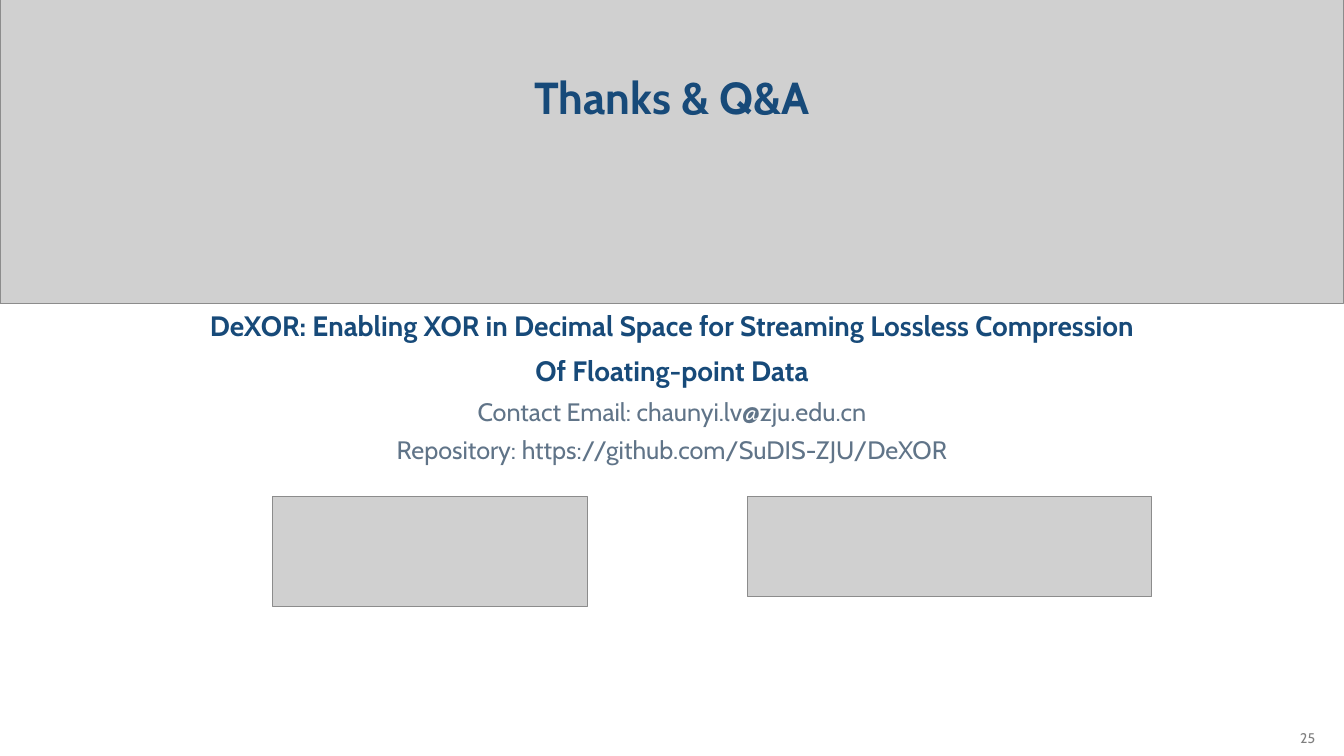
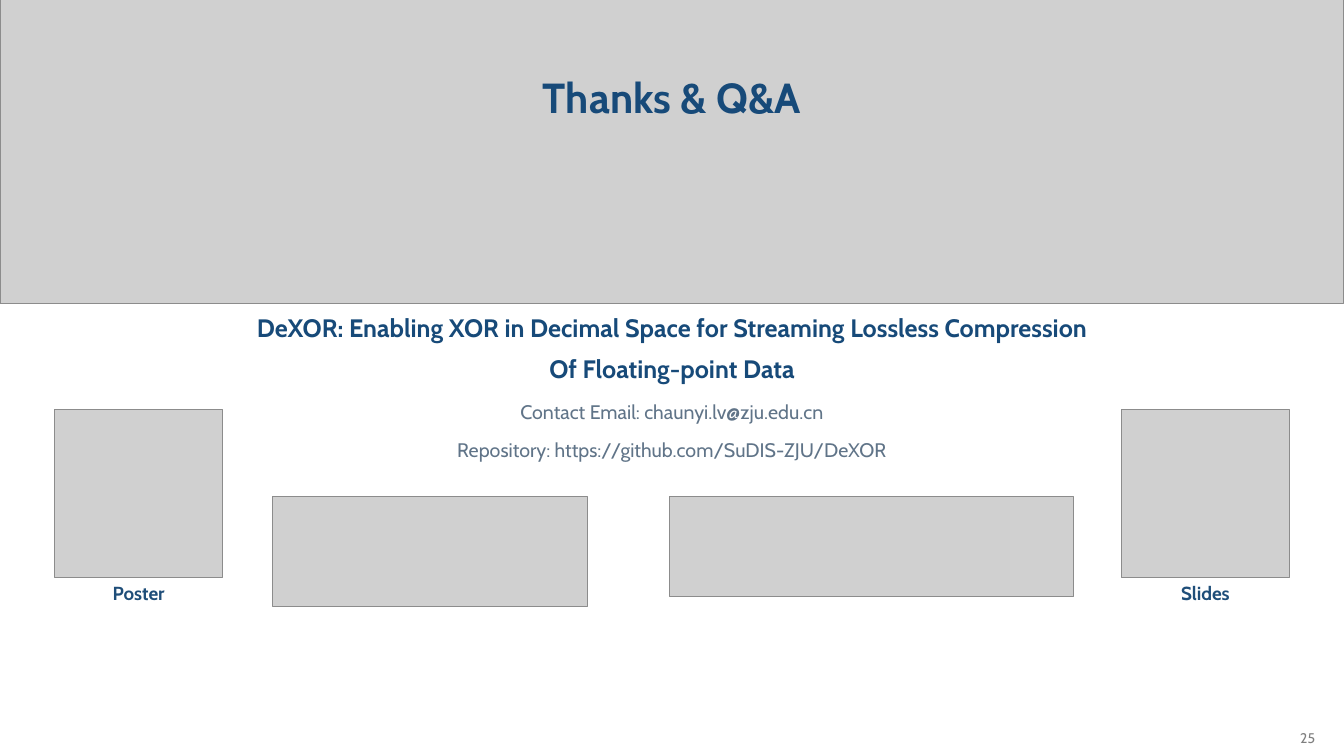
Before and after one commit to SuDIS-ZJU/DeXOR, a slide deck: slide 25 of VLDB_presentation/DeXOR_VLDB_2026.pptx. Drawn at 1344x756 pixels with LibreOffice and Linux fonts; fonts in the diff are those of the drawing; grey boxes stand for pictures; background and template pictures are left out. Boxes give left, top, right and bottom in pixels: in the first picture for what was removed or moved away, otherwise in the second. Text is boxed around its words. In the diff, an @@ line names an element or a change of style, - is before the commit and + after.

```diff
--- a/VLDB_presentation/DeXOR_VLDB_2026.pptx
+++ b/VLDB_presentation/DeXOR_VLDB_2026.pptx
@@ text "Thanks & Q&A" at bbox=[543, 81, 801, 114]: size 32 to 30 pt @@
@@ subtitle "DeXOR: Enabling XOR in Decimal ..." at bbox=[257, 318, 1087, 384]: size 20 to 18 pt @@
@@ picture added at bbox=[54, 409, 223, 578] @@
@@ text "Contact Email: chaunyi.lv@zju.edu.cn" at bbox=[520, 404, 823, 424]: size 18 to 14 pt @@
@@ picture added at bbox=[1121, 409, 1290, 578] @@
@@ text "Repository: https://github.com/SuDIS-ZJU/DeXOR" at bbox=[457, 442, 887, 462]: size 18 to 14 pt @@
@@ picture: place and size @@
-picture at bbox=[748, 497, 1152, 597]
+picture at bbox=[669, 497, 1074, 597]
@@ text added at bbox=[113, 586, 165, 601], 13.5 pt, text #1F4E79, bold @@
+Poster
@@ text added at bbox=[1181, 586, 1230, 601], 13.5 pt, text #1F4E79, bold @@
+Slides
```
Also in this commit, not shown: 7 other slides changed, 1 other file.
